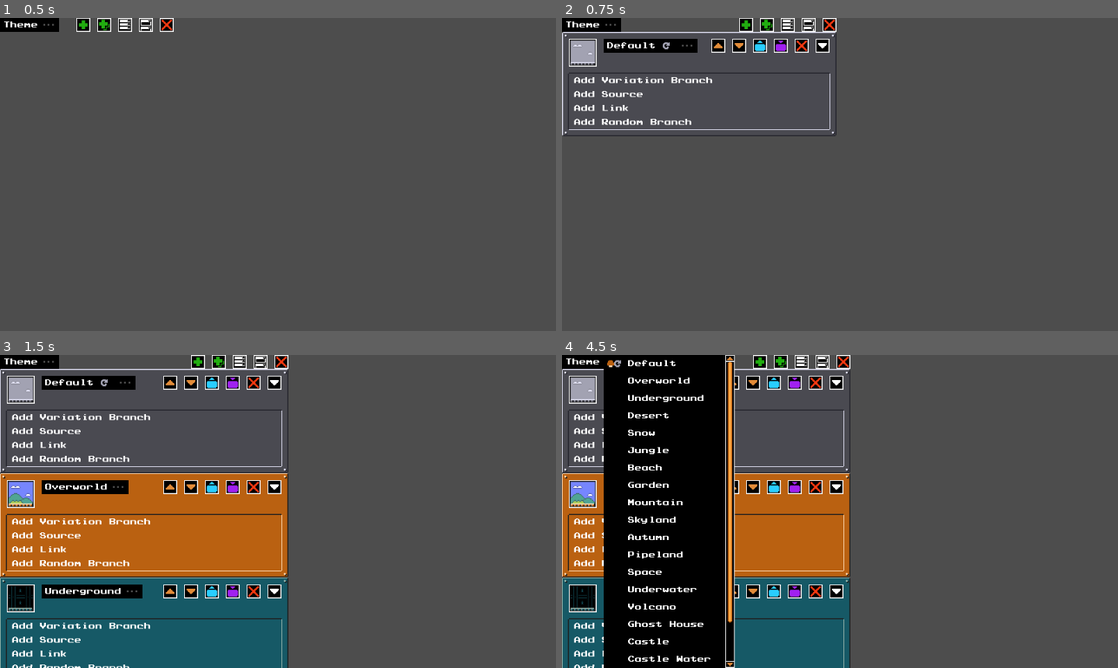
Above: before the commit, frames 1-4 (two rows, left to right).
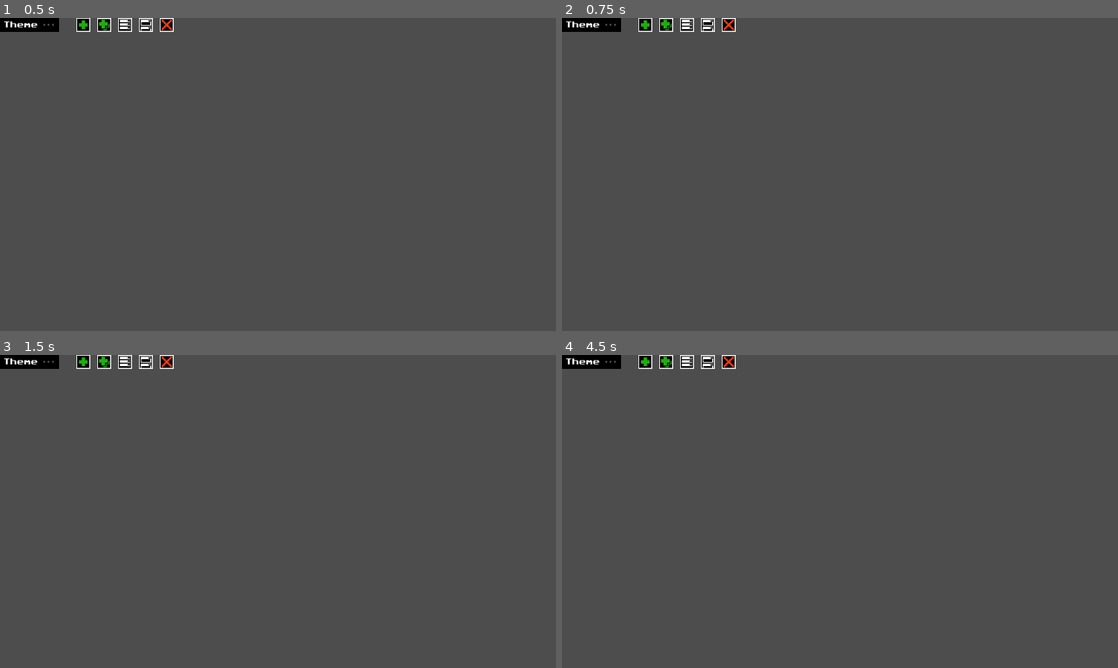
Above: after the commit, the same moments.

Repository: Tsank35/SMB1R-Resource-Pack-Tool
Game: Godot game, scene res://Scenes/Components/Variation/VariationBranch.tscn
The game is run twice, just before and just after one commit, with the same random seed, the same clock (stepped at 60 frames per second) and the same inputs. This scene is started directly instead of the project's main scene.
Inputs (mouse positions are in pixels of both pictures, inside the frame that each line leads up to; where the layout moved, square brackets give the same spot in the first picture):
- Up to frame 1 (0.5 s): no input
- Up to frame 2 (0.75 s): click (645, 24) at 0.5 s
- Up to frame 3 (1.5 s): click (105, 361) [205, 361] at 1.25 s
- Up to frame 4 (4.5 s): click "Theme" at 2 s; click (684, 361) [801, 361] at 2.75 s; click (706, 361) [789, 361] at 3.5 s; click (650, 383) at 4.25 s, where only the run before the commit has a clickable "Default"

Frame 1 is identical in both runs. In frame 2, 4.3% of the frame differs, in the area x 0-50%, y 0-38%; in frame 3, 37%; in frame 4, 43%, in the area x 0-52%, y 0-100%.
Error after the commit: Invalid access to property or key 'asset_type' on a base object of type 'Nil'. (res://Scripts/Components/Variation/VariationBranch.gd:23)

Commit message:
Moved asset type to VariationBlock

Diff:
--- a/Scripts/Components/Variation/RandomChoice.gd
+++ b/Scripts/Components/Variation/RandomChoice.gd
@@ -8,7 +8,7 @@
 
 func _ready() -> void:
 	super()
-	source = Global.instantiate(VariationBlock.COMPONENTS[VariationBlock.ComponentType.SOURCE][Global.asset_type])
+	source = VariationBlock.get_component(VariationBlock.ComponentType.SOURCE, random_branch.variation_block.asset_type)
 	source.variation_block = random_branch.variation_block
 	source.random_choice = self
 	content_container.add_child(source)
--- a/Scripts/Components/Variation/VariationBlock.gd
+++ b/Scripts/Components/Variation/VariationBlock.gd
@@ -1,14 +1,5 @@
 class_name VariationBlock extends DataBlock
 
-const COMPONENTS := [
-	"res://Scenes/Components/Variation/VariationBranch.tscn",
-	[
-		"res://Scenes/Components/Variation/SpriteSource.tscn",
-		"res://Scenes/Components/Variation/AudioSource.tscn"
-	],
-	"res://Scenes/Components/Variation/VariationLink.tscn",
-	"res://Scenes/Components/Variation/RandomBranch.tscn"
-]
 const DEFAULT_ICON := "res://Assets/Icons/DefaultVariation.png"
 
 enum ComponentType {
@@ -17,8 +8,13 @@
 	LINK,
 	RANDOM
 }
+enum AssetType {
+	SPRITE,
+	AUDIO
+}
 
 @export var is_root := false
+@export var asset_type := AssetType.SPRITE
 
 var variation: Variation: set = set_variation
 var component: VariationComponent
@@ -88,10 +84,7 @@
 		select_variation(0)
 
 func add_component(index: int, json := {}) -> void:
-	if COMPONENTS[index] is Array:
-		component = Global.instantiate(COMPONENTS[index][Global.asset_type])
-	else:
-		component = Global.instantiate(COMPONENTS[index])
+	component = get_component(index, asset_type)
 	component.variation_block = self
 	content_container.add_child(component)
 	if json:
@@ -100,6 +93,21 @@
 
 	component_menu.hide()
 	component_menu.deselect(index)
+
+static func get_component(component_type: ComponentType, asset := AssetType.SPRITE) -> VariationComponent:
+	var path := ""
+	match component_type:
+		ComponentType.VARIATION_BRANCH:
+			path = "res://Scenes/Components/Variation/VariationBranch.tscn"
+		ComponentType.SOURCE:
+			match asset:
+				AssetType.SPRITE:
+					path = "res://Scenes/Components/Variation/SpriteSource.tscn"
+		ComponentType.LINK:
+			path = "res://Scenes/Components/Variation/VariationLink.tscn"
+		ComponentType.RANDOM:
+			path = "res://Scenes/Components/Variation/RandomBranch.tscn"
+	return Global.instantiate(path)
 
 func clear_component() -> void:
 	if is_instance_valid(component):
--- a/Scripts/Components/Variation/VariationBranch.gd
+++ b/Scripts/Components/Variation/VariationBranch.gd
@@ -20,6 +20,7 @@
 func add_variation(key := "", json := {}) -> void:
 	var block: VariationBlock = Global.instantiate(VARIATION_BLOCK)
 	block.variation_branch = self
+	block.asset_type = variation_block.asset_type
 	add_child(block)
 	if key:
 		block.set_variation_key(key)
--- a/Scripts/Singletons/Global.gd
+++ b/Scripts/Singletons/Global.gd
@@ -12,11 +12,6 @@
 	"res://Resources/Variations/RaceBooVariations.tres"
 ]
 
-enum AssetType {
-	SPRITE,
-	AUDIO
-}
-
 var directory := "":
 	set(value):
 		directory = value
@@ -26,7 +21,6 @@
 		changing_directories = false
 var config: Array[ConfigVariationCategory] = []
 var asset_path := ""
-var asset_type := AssetType.SPRITE
 var reference_source: VariationComponent:
 	set(value):
 		reference_source = value
